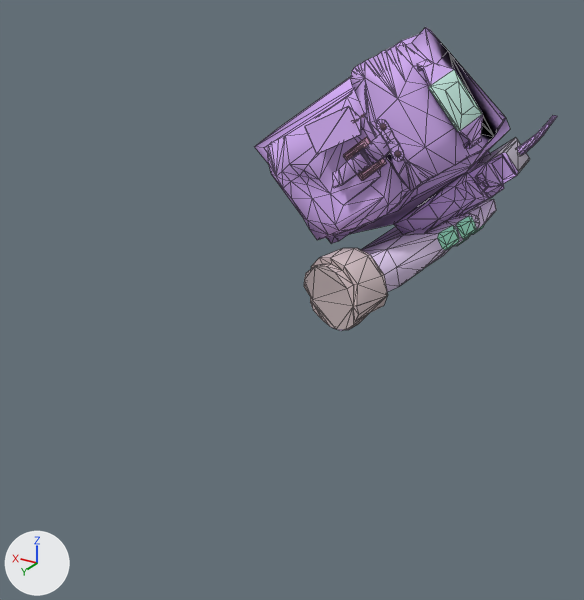
A saved change to the Blender file models/BlenderFiles/satchel.blend.
Both versions are drawn from a camera (50 mm lens) standing at (-45.5, 35.5, 50.4) and looking at (-29.7, 9.1, 37.2). Lighting does not change. The marker at lower left points along +X, +Y and +Z. Mesh edges are drawn as thin lines.

In view in the first picture: 'v_satchel_gordon_hands', 'v_satchel_satchel_charge'.
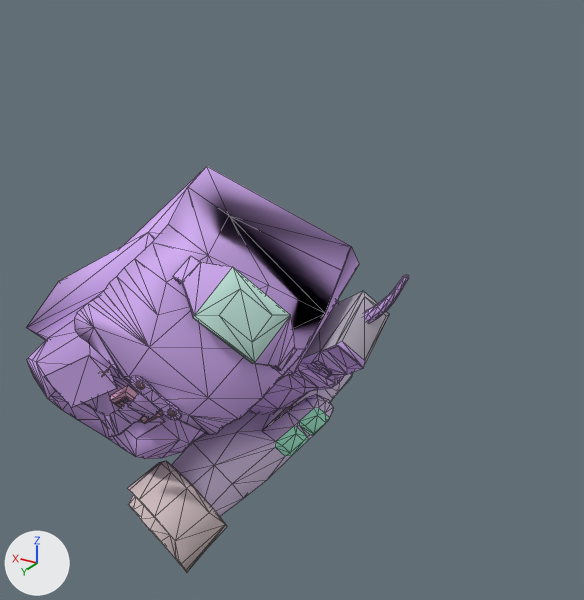
Commit message: updated satchel blend

Where the change shows, as pixel boxes (x1, y1, x2, y2) in the pictures (584 x 600 px; the box of a moved part takes in the faces that stretch with it):
'v_satchel_satchel_charge', mesh turned
    before: (254, 27, 557, 244)
    after: (27, 166, 409, 459)
'v_satchel_gordon_hands', reshaped
    before: (304, 199, 496, 331)
    after: (128, 373, 353, 573)
part 1 of me_v_satchel_gordon_hands, moved or reshaped
    before: (361, 199, 496, 292)
    after: (172, 373, 353, 517)
part 2 of me_v_satchel_gordon_hands, added
    after: (128, 461, 227, 573)
part 3 of me_v_satchel_gordon_hands, deleted
    before: (304, 248, 388, 331)
part 4 of me_v_satchel_gordon_hands, added
    after: (263, 405, 292, 430)

Edits to the bpy script that builds the scene:
```text
Change me_v_satchel_gordon_hands:
    used by ob_v_satchel_gordon_hands; location = (0.0, 0.0, 0.0)
    verts and faces of me_v_satchel_gordon_hands; kept vertices keep their numbers, new ones are numbered from 302
    remove me_v_satchel_gordon_hands.from_pydata(...)  # 302 vertices, 585 faces; spans x -34.34..-27.69, y -4.66..5.88, z 34.13..39.15
    add me_v_satchel_gordon_hands.from_pydata(...)  # 299 vertices, 571 faces; spans x -34.34..-27.7, y 9.81..18.84, z 29.85..37.6
    me_v_satchel_gordon_hands part 1: the loose piece of 228 vertices spanning x -34.34..-28.71, y -4.66..4.32, z 35.07..39.15 is turned -21.8 degrees about the x axis through the mesh origin
    me_v_satchel_gordon_hands part 2: a new loose piece of 68 vertices spanning x -31.66..-27.7, y 15.46..18.84, z 29.85..33.76, in mat_gordon_sleeve_bmp (its picture is missing)
    me_v_satchel_gordon_hands part 3: the loose piece of 71 vertices spanning x -31.66..-27.69, y 2.63..5.88, z 34.13..37.77 is deleted
    me_v_satchel_gordon_hands part 4
    add verts[302] = (-32.75, 14.12, 35.8)
    add verts[303] = (-32.19, 15.33, 35.05)  # pixel (261, 430)
    add verts[304] = (-32.65, 14.71, 34.14)
    add faces += [(302, 303, 304)]  # mat_gordon_glove_chrome_bmp (its picture is missing)
Change me_v_satchel_satchel_charge:
    where me_v_satchel_satchel_charge.from_pydata(...)  # 594 vertices, 951 faces; spans x -36.81..-23.36, y -3.76..5.0, z 36.79..47.29
    used by ob_v_satchel_satchel_charge; location = (0.0, 0.0, 0.0)
    me_v_satchel_satchel_charge part 5: the whole mesh is turned -21.8 degrees about the x axis through the mesh origin
```
